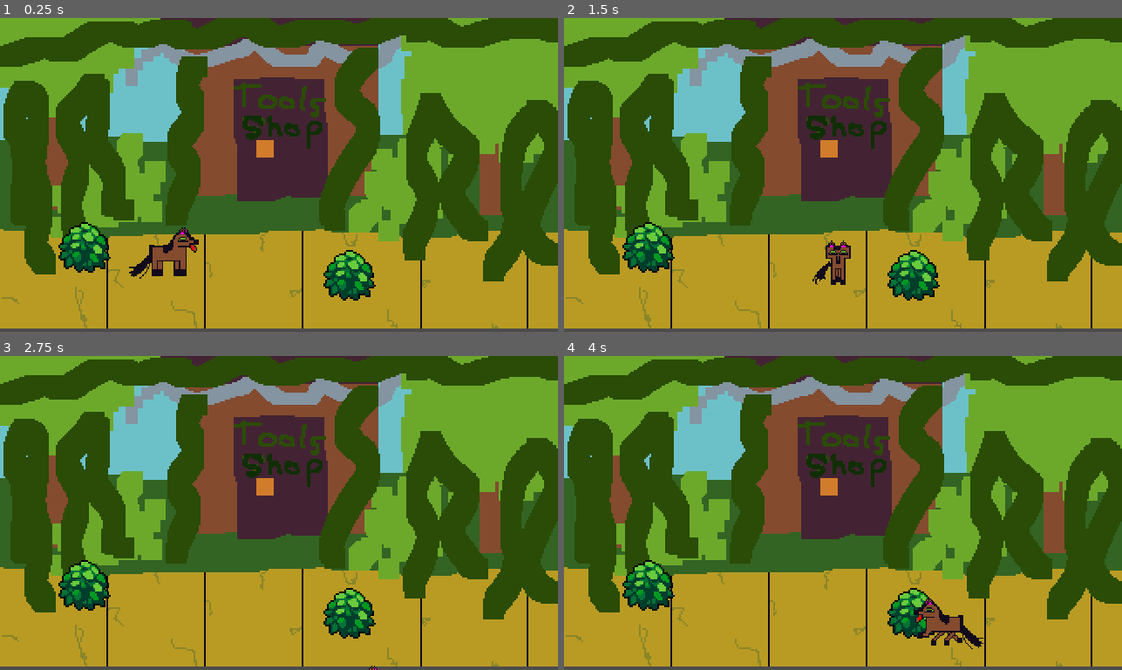
Above: before the commit, frames 1-4 (two rows, left to right).
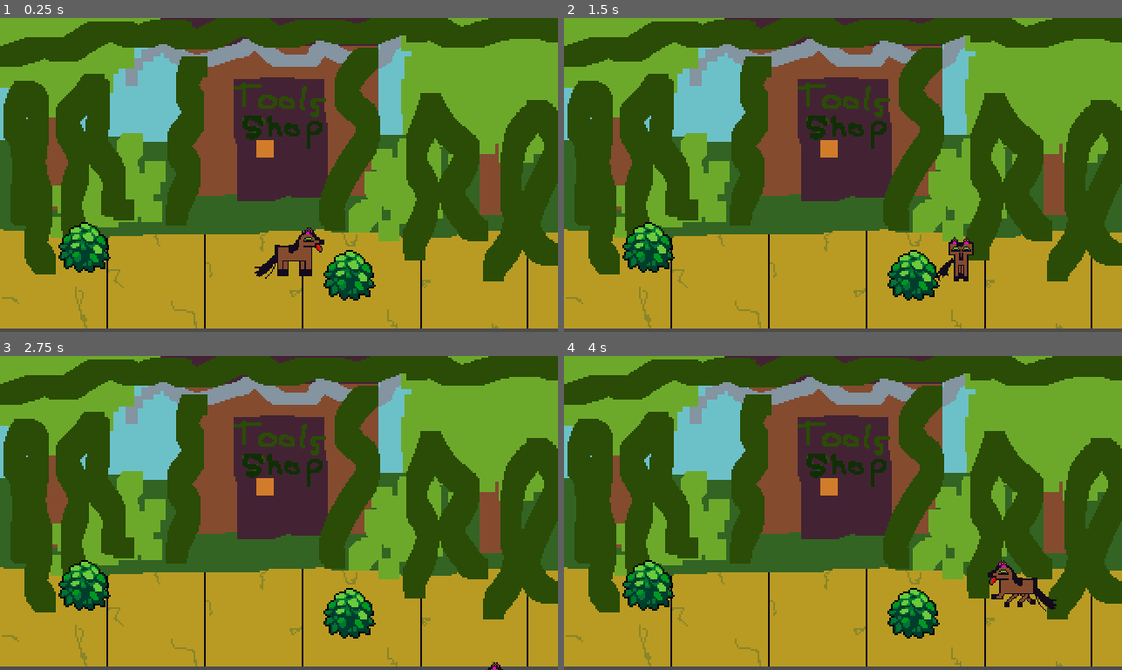
Above: after the commit, the same moments.

Repository: nicksergeant/animal-topia
Game: Godot game, scene res://World.tscn
The game is run twice, just before and just after one commit, with the same random seed, the same clock (stepped at 60 frames per second) and the same inputs.
Inputs (mouse positions are in pixels of both pictures, inside the frame that each line leads up to):
- Up to frame 1 (0.25 s): no input
- Up to frame 2 (1.5 s): tap Enter at 0.5 s; move the mouse to (965, 159) at 0.52 s; hold Right (ui_right) 0.53-1.28 s; click (965, 159) at 0.67 s; move the mouse to (731, 190) at 1.27 s; hold Down (ui_down) from 1.28 s (still down)
- Up to frame 3 (2.75 s): move the mouse to (334, 443) at 2.02 s; release Down (ui_down) at 2.03 s; hold Right (ui_right) from 2.03 s (still down)
- Up to frame 4 (4 s): move the mouse to (815, 575) at 2.77 s; release Right (ui_right) at 2.78 s; hold Up (ui_up) 2.78-3.53 s; click (815, 575) at 2.92 s; move the mouse to (1010, 560) at 3.52 s; hold Left (ui_left) from 3.53 s (still down)

The runs differ from the first frame. In frame 1, 1.8% of the frame differs, in the area x 23-59%, y 66-84%; in frame 2, 1.0%; in frame 3, less than 0.1%; in frame 4, 1.7%.

Commit message:
Setting up for iOS export.

Diff:
--- a/World.tscn
+++ b/World.tscn
@@ -13,7 +13,7 @@
 hframes = 2
 
 [node name="Player" parent="." instance=ExtResource( 1 )]
-position = Vector2( 95, 144 )
+position = Vector2( 167, 144 )
 
 [node name="Bush" parent="." instance=ExtResource( 2 )]
 position = Vector2( 199, 152 )
--- a/project.godot
+++ b/project.godot
@@ -53,5 +53,4 @@
 [rendering]
 
 vram_compression/import_etc=true
-vram_compression/import_etc2=false
 environment/default_environment="res://default_env.tres"
Binary file added: App Icon 1024.png
Not shown, added: App Icon 1024.png.import
Binary file added: App Icon 120.png
Not shown, added: App Icon 120.png.import
Binary file added: App Icon 76.png
Not shown, added: App Icon 76.png.import
Binary file added: Landscape Launch 1024.png
Not shown, added: Landscape Launch 1024.png.import
Binary file added: Landscape Launch 2048.png
Not shown, added: Landscape Launch 2048.png.import
Binary file added: Landscape Launch 2208.png
Not shown, added: Landscape Launch 2208.png.import
(and 17 more such lines)
